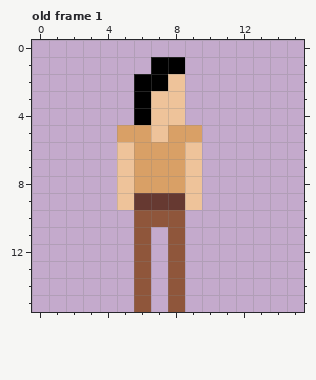
Pixel-art file, stored at Clicker/Assets/Sprites/Villager1.aseprite. Above is the file before it was changed.
16x16 pixels, 2 frames. Shown: old frame 1. The commit also changed other frames, which this record leaves out.
After the commit:
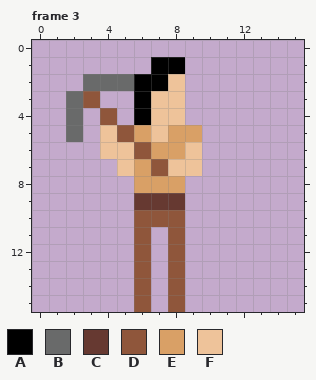
Palette (. is transparent): A #000000  B #696a6a  C #663931  D #8f563b  E #d9a066  F #eec39a
A new or re-ordered frame is compared with the old frame closest to it.
The exact change:
frames 2 -> 4
Frame 3 is new; against old frame 1:
y 2: x 3..5 ... -> BBB
y 3: x 2..3 .. -> BD
y 4: x 2 . -> B; x 4 . -> D
y 5: x 2 . -> B; x 4..5 .E -> FD
y 6: x 4 . -> F; x 6 E -> D
y 7: x 7..8 EE -> DF
y 8..9: x 5 F -> .; x 9 F -> .
